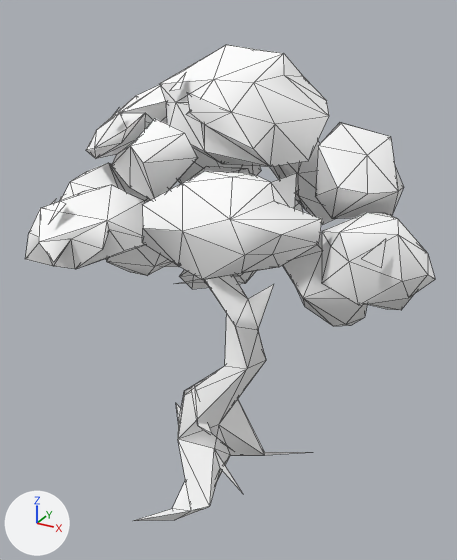
One commit to the glTF model assets/props/tree_elf.glb: the scene before it, then after it.
Both versions are drawn from a 50 mm camera at (3.7, -6.42, 6.15) aimed at (0.14, 0.06, 2.92). The axes (+X, +Y, +Z) are drawn at lower left. The lights are the same throughout. The picture after the commit comes second. Mesh edges are drawn as thin lines. Vertices at exactly the same position are counted once.

In view in the first picture: 'tree_elf'.
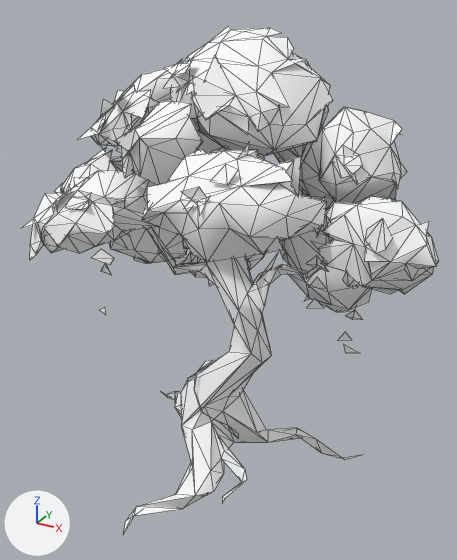
Where the change shows, as pixel boxes [x1, y1, x2, y2] in the pictures (457 x 560 px):
'tree_elf', reshaped (7% taller): before [26, 45, 435, 521]; after [21, 26, 439, 534]
part 1 of me_tree_elf, rebuilt (33% wider, 10% taller): before [133, 166, 311, 521]; after [123, 143, 360, 534]
part 2 of me_tree_elf, rebuilt (7% taller): before [159, 45, 329, 167]; after [163, 26, 333, 156]
part 3 of me_tree_elf, rebuilt: before [106, 200, 179, 276]; after [109, 227, 188, 264]
part 4 of me_tree_elf, rebuilt (10% taller): before [142, 171, 322, 280]; after [141, 142, 326, 262]
part 5 of me_tree_elf, rebuilt: before [59, 163, 150, 201]; after [61, 149, 136, 193]
part 6 of me_tree_elf, rebuilt (11% wider): before [26, 185, 148, 269]; after [21, 170, 156, 259]
part 7 of me_tree_elf, rebuilt: before [178, 149, 261, 184]; after [196, 131, 264, 159]
part 8 of me_tree_elf, rebuilt: before [86, 85, 167, 159]; after [77, 59, 183, 152]
part 9 of me_tree_elf, rebuilt (11% wider): before [283, 232, 367, 326]; after [279, 215, 372, 312]
part 10 of me_tree_elf, rebuilt: before [270, 141, 334, 225]; after [274, 127, 335, 211]
part 11 of me_tree_elf, rebuilt: before [315, 122, 403, 219]; after [319, 107, 407, 204]
part 12 of me_tree_elf, rebuilt (8% wider): before [322, 213, 435, 305]; after [317, 196, 439, 287]
part 13 of me_tree_elf, rebuilt (mostly hidden): before [295, 199, 302, 211]; after [299, 189, 302, 195]
part 14 of me_tree_elf, rebuilt: before [368, 294, 414, 310]; after [364, 267, 433, 294]
part 15 of me_tree_elf, rebuilt: before [179, 270, 256, 289]; after [183, 252, 266, 286]
part 16 of me_tree_elf, rebuilt: before [111, 118, 198, 200]; after [115, 101, 203, 185]
part 17 of me_tree_elf, rebuilt (10% wider, 21% taller): before [191, 385, 232, 450]; after [194, 360, 239, 439]
part 18 of me_tree_elf, deleted: before [48, 73, 386, 268]
part 19 of me_tree_elf, built on: after [256, 145, 392, 353]
part 20 of me_tree_elf, added: after [52, 64, 238, 315]

Patch to the scene script:
```diff
--- a/assets/props/tree_elf.glb.py
+++ b/assets/props/tree_elf.glb.py
@@ me_tree_elf @@
-me_tree_elf.from_pydata(...)  # 405 vertices, 675 faces; spans x -2.7..2.7, y -1.64..1.64, z 0.0..5.72
+me_tree_elf.from_pydata(...)  # 1153 vertices, 1910 faces; spans x -2.71..2.71, y -1.76..1.76, z 0.0..5.91
+# me_tree_elf part 1: the loose piece of 58 vertices spanning x -1.2..1.25, y -1.54..1.03, z 0.0..4.41 is rebuilt with 149 vertices and now spans x -1.77..1.84, y -1.76..1.11, z 0.0..4.76
+# me_tree_elf part 2: the loose piece of 37 vertices spanning x -0.45..1.36, y -0.94..0.96, z 4.45..5.72 is rebuilt with 92 vertices and now spans x -0.52..1.36, y -0.83..1.11, z 4.58..5.91
+# me_tree_elf part 3: the loose piece of 27 vertices spanning x -2.17..-0.6, y -0.06..0.97, z 2.55..3.99 is rebuilt with 63 vertices and now spans x -2.18..-0.61, y 0.04..1.15, z 2.64..4.14
+# me_tree_elf part 4: the loose piece of 26 vertices spanning x -0.07..1.65, y -1.64..-0.6, z 3.63..4.59 is rebuilt with 63 vertices and now spans x -0.13..1.65, y -1.54..-0.5, z 3.78..4.9
+# me_tree_elf part 5: the loose piece of 25 vertices spanning x -2.7..-0.99, y -0.7..0.58, z 3.05..4.22 is rebuilt with 63 vertices and now spans x -2.71..-1.0, y -0.59..0.68, z 3.18..4.37
+# me_tree_elf part 6: the loose piece of 24 vertices spanning x -1.86..-0.37, y -1.57..-0.36, z 3.27..4.19 is rebuilt with 68 vertices and now spans x -1.88..-0.37, y -1.47..-0.25, z 3.31..4.34
+# me_tree_elf part 7: the loose piece of 23 vertices spanning x -1.86..-0.03, y 0.56..1.53, z 3.56..4.73 is rebuilt with 56 vertices and now spans x -1.87..-0.04, y 0.67..1.67, z 3.71..4.89
+# me_tree_elf part 8: the loose piece of 22 vertices spanning x -1.81..-0.4, y -0.71..0.75, z 4.42..5.27 is rebuilt with 66 vertices and now spans x -1.81..-0.37, y -0.64..0.86, z 4.48..5.53
+# me_tree_elf part 9: the loose piece of 20 vertices spanning x 0.5..1.91, y 0.09..0.98, z 2.35..3.64 is rebuilt with 45 vertices and now spans x 0.41..1.9, y 0.19..1.09, z 2.5..3.79
+# me_tree_elf part 10: the loose piece of 18 vertices spanning x -0.01..1.37, y 0.5..1.39, z 3.6..4.75 is rebuilt with 48 vertices and now spans x -0.01..1.44, y 0.61..1.55, z 3.74..4.93
+# me_tree_elf part 11: the loose piece of 17 vertices spanning x 1.19..2.18, y -0.48..0.72, z 3.93..5.0 is rebuilt with 46 vertices and now spans x 1.18..2.13, y -0.37..0.85, z 4.05..5.15
+# me_tree_elf part 12: the loose piece of 16 vertices spanning x 1.52..2.7, y -0.82..-0.05, z 3.37..4.18 is rebuilt with 42 vertices and now spans x 1.51..2.71, y -0.79..0.11, z 3.52..4.33
+# me_tree_elf part 13: the loose piece of 16 vertices spanning x -0.66..0.74, y 0.9..1.64, z 2.88..3.85 is rebuilt with 46 vertices and now spans x -0.7..0.73, y 1.0..1.76, z 2.97..4.08
+# me_tree_elf part 14: the loose piece of 15 vertices spanning x 1.5..2.63, y -0.14..0.93, z 2.84..3.93 is rebuilt with 38 vertices and now spans x 1.49..2.62, y -0.04..1.04, z 2.99..4.15
+# me_tree_elf part 15: the loose piece of 13 vertices spanning x -1.0..0.12, y 0.57..1.33, z 2.31..3.04 is rebuilt with 30 vertices and now spans x -1.01..0.12, y 0.68..1.44, z 2.33..3.2
+# me_tree_elf part 16: the loose piece of 12 vertices spanning x -0.85..0.27, y -1.2..-0.56, z 4.15..5.02 is rebuilt with 33 vertices and now spans x -0.85..0.26, y -1.14..-0.47, z 4.3..5.19
+# me_tree_elf part 17: the loose piece of 5 vertices spanning x -0.13..0.37, y -0.6..-0.18, z 0.46..1.57 is rebuilt with 15 vertices and now spans x -0.13..0.39, y -0.5..0.03, z 0.43..1.91
+# me_tree_elf part 18: 7 loose pieces with 21 vertices, spanning x -2.19..2.27, y -1.45..1.56, z 3.47..5.48, are deleted
+# me_tree_elf part 19: 10 vertices removed from x 0.57..0.92, y 0.61..1.35, z 4.27..5.49; 78 vertices added at x 0.5..2.31, y -0.78..1.45, z 2.32..5.64
+# me_tree_elf part 20: 86 vertices added at x -2.2..0.94, y -1.56..0.34, z 2.19..5.62
+# other edits to the shape of me_tree_elf do not show in these pictures
 me_tree_elf.materials.append(mat_prop)
```
